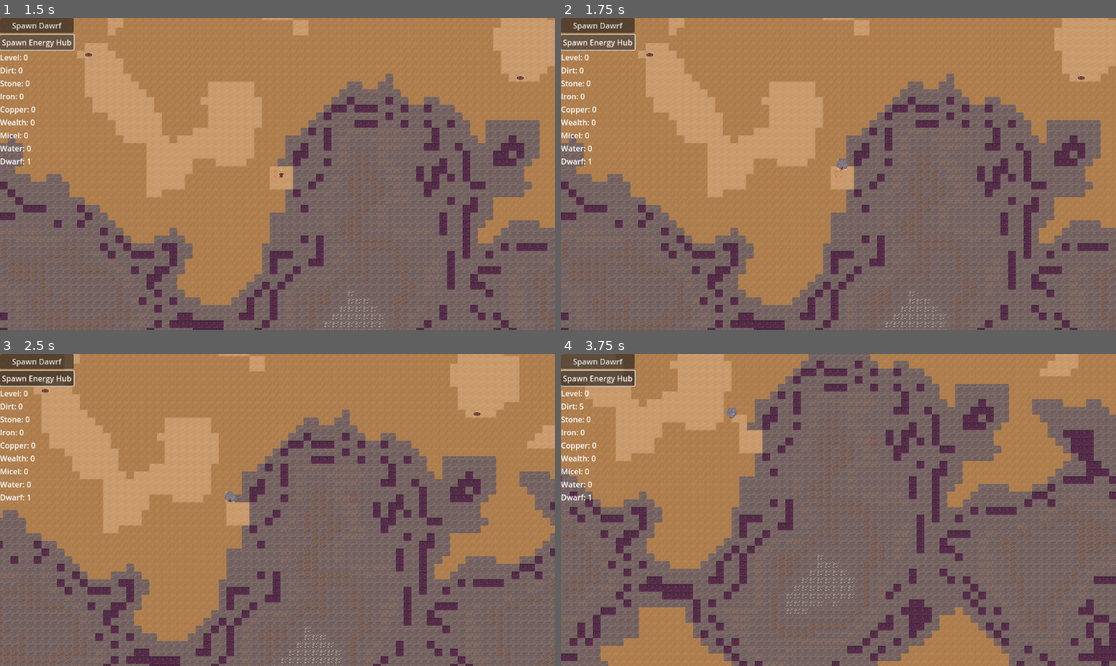
Above: before the commit, frames 1-4 (two rows, left to right).
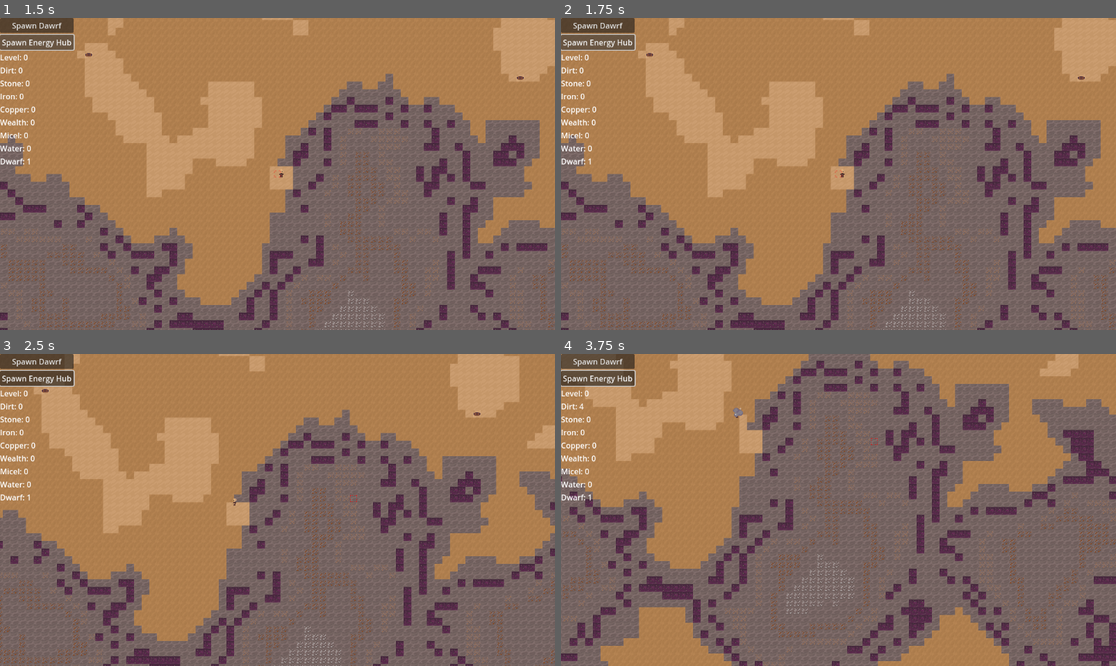
Above: after the commit, the same moments.

Repository: themoonforge/evergrove
Game: Godot game, scene res://world.tscn
The game is run twice, just before and just after one commit, with the same random seed, the same clock (stepped at 60 frames per second) and the same inputs.
Inputs (mouse positions are in pixels of both pictures, inside the frame that each line leads up to):
- Up to frame 1 (1.5 s): click "Spawn Dawrf" at 0.5 s; click "Spawn Energy Hub" at 1.25 s
- Up to frame 2 (1.75 s): no input
- Up to frame 3 (2.5 s): tap Enter at 2 s; move the mouse to (399, 494) at 2.02 s; hold Right (ui_right) from 2.03 s (still down); tap Q at 2.1 s; click (399, 494) at 2.17 s
- Up to frame 4 (3.75 s): move the mouse to (727, 525) at 2.77 s; release Right (ui_right) at 2.78 s; hold Down (ui_down) 2.78-3.53 s; tap E at 2.85 s; move the mouse to (894, 441) at 3.52 s; hold Right (ui_right) from 3.53 s (still down); tap Q at 3.6 s

Frame 1 is identical in both runs. In frame 2, less than 0.1% of the frame differs, in the area x 49-52%, y 45-52%; in frame 3, less than 0.1%; in frame 4, 0.1%, in the area x 3-33%, y 15-22%.
Error before the commit: Invalid access to property or key 'hub_container' on a base object of type 'Sprite2D'. (res://gui.gd:44)
Error after the commit: Parse Error: Could not find type "EnergyHub" in the current scope. (res://AI/ai_globals.gd:14)

Commit message:
feat: class wrapper for 2D coordinates and map layer

Diff:
--- a/evergrove/AI/ai_globals.gd
+++ b/evergrove/AI/ai_globals.gd
@@ -11,6 +11,7 @@
 signal PROCESS_TICK()
 signal AGENT_WITHOUT_TASK(agent:Agent)
 signal AGENT_NO_LONGER_TASKLESS(agent:Agent)
+signal ENERGY_HUB_SPAWNED(energy_hub:EnergyHub)
 
 enum TASK_TYPE {
 	MOVE_TO,
@@ -18,3 +19,12 @@
 	EAT,
 	SLEEP
 }
+
+class Location:
+	var layer:int
+	var coordinates:Vector2i
+	static func create(coordinates:Vector2i, layer:int) -> Location:
+		var instance = Location.new()
+		instance.coordinates = coordinates
+		instance.layer - layer
+		return instance
